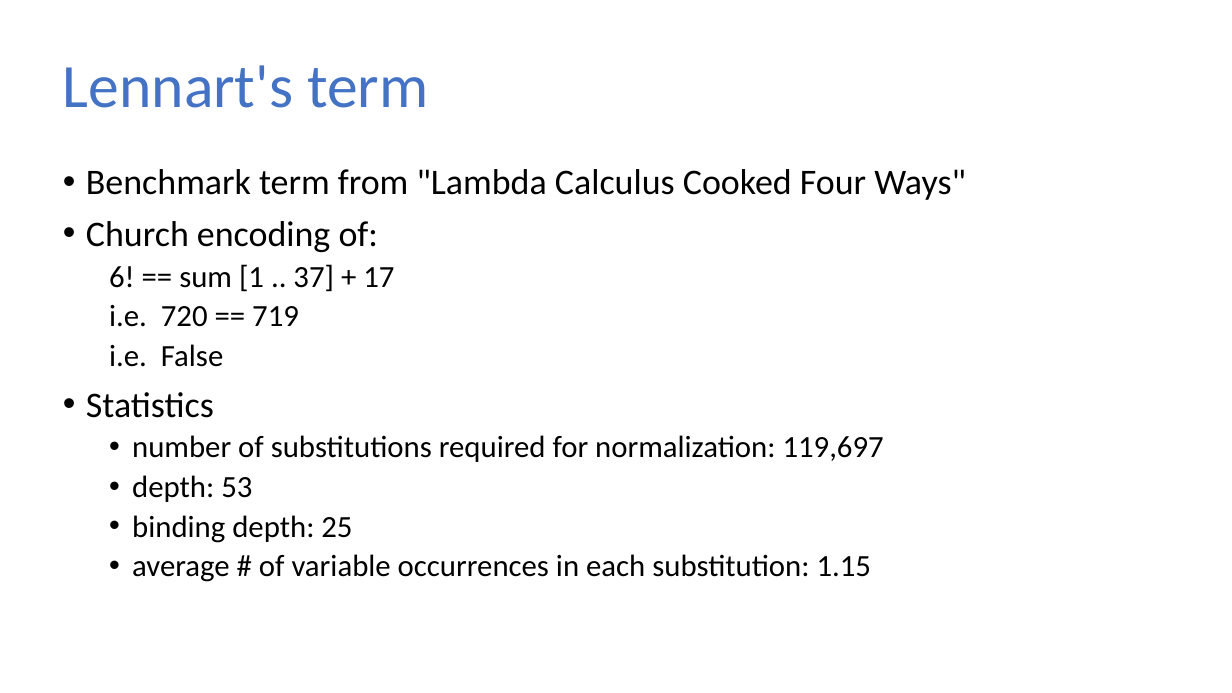
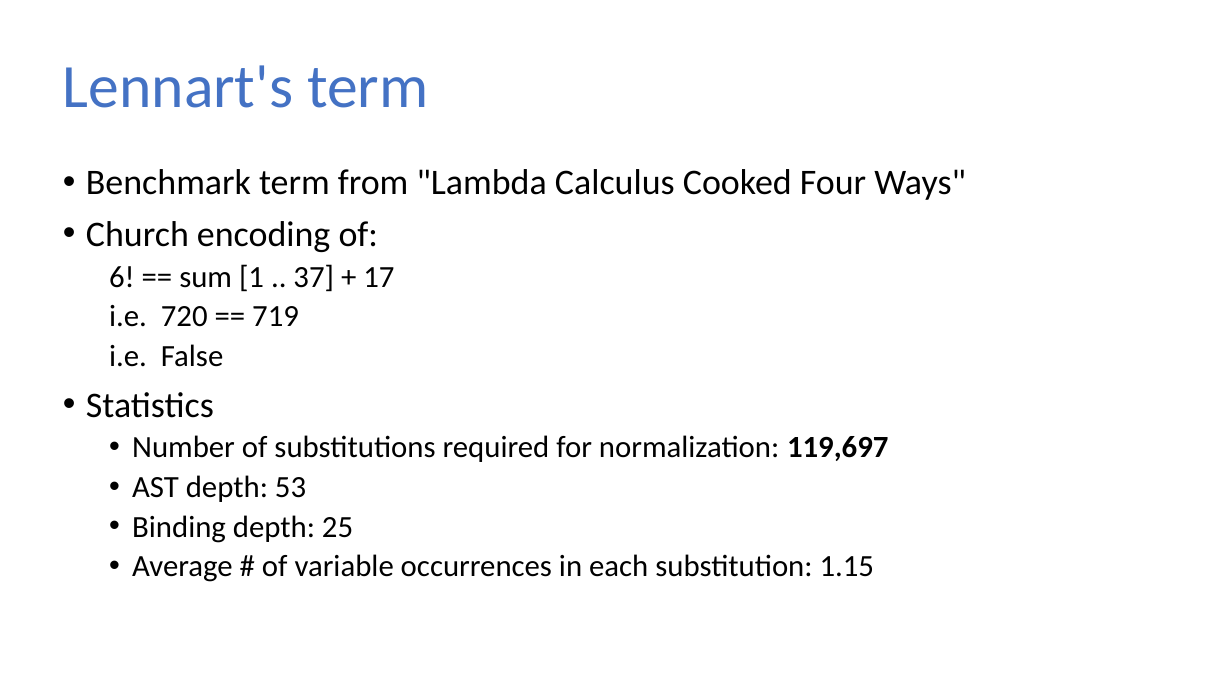
Before and after one commit to sweirich/lambda-n-ways, a slide deck: slide 34 of plclub-2021.pptx (slide 31 before the commit). Drawn at 1232x693 pixels with LibreOffice and Linux fonts; fonts in the diff are those of the drawing. Boxes give left, top, right and bottom in pixels: in the first picture for what was removed or moved away, otherwise in the second. Text is boxed around its words. In the diff, an @@ line names an element or a change of style, - is before the commit and + after.

```diff
--- a/plclub-2021.pptx
+++ b/plclub-2021.pptx
@@ text at box(132, 435, 888, 582): text changed @@
-  • number of substitutions required for normalization: 119,697
-  • depth: 53
-  • binding depth: 25
-  • average # of variable occurrences in each substitution: 1.15
+  • Number of substitutions required for normalization: 119,697
+  • AST depth: 53
+  • Binding depth: 25
+  • Average # of variable occurrences in each substitution: 1.15
```
Also in this commit, not shown: 21 other slides changed, 6 slides added, 16 other files.
